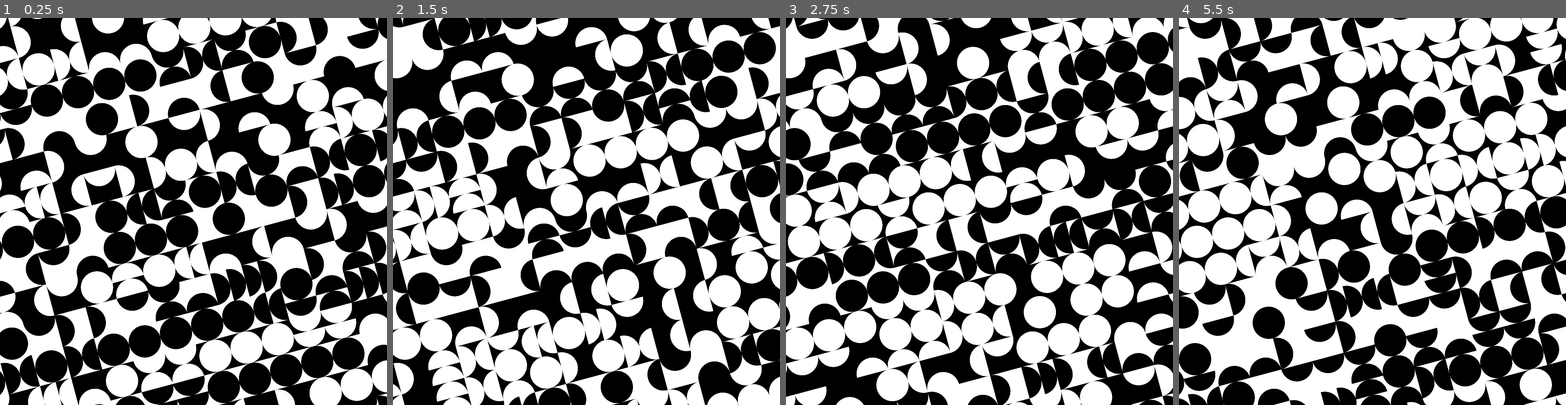
Above: before the commit, frames 1-4 (left to right).
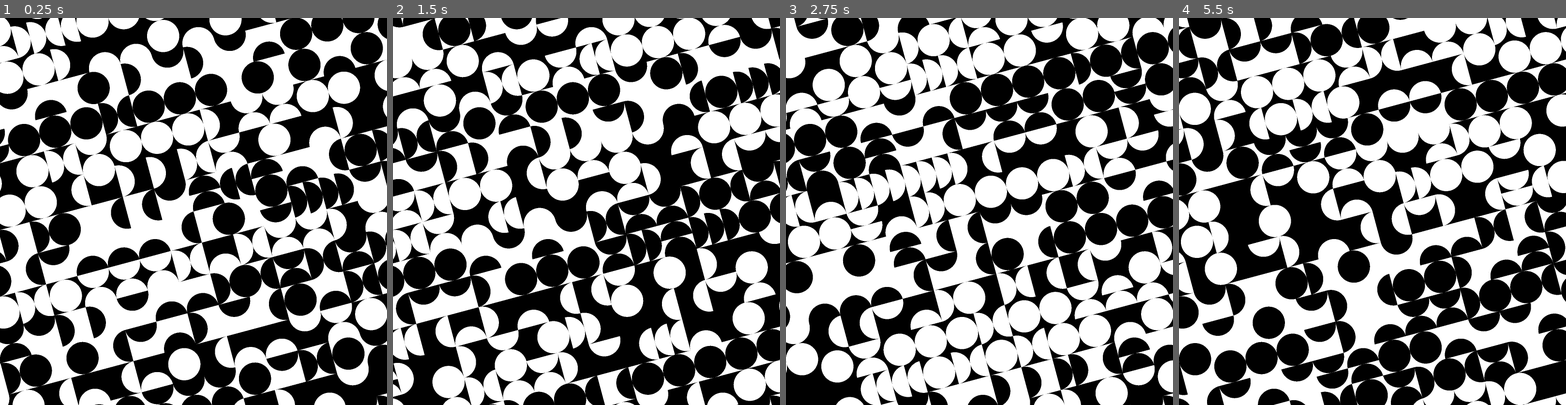
Above: after the commit, the same moments.

Repository: rio-raimundo/Sykora-painting-recreation
Game: Godot game, scene res://scenes/main.tscn
Same seed, same stepped clock (60 frames per second), same inputs: the game is played once before the commit and once after it.
Inputs (mouse positions are in pixels of both pictures, inside the frame that each line leads up to):
- Up to frame 1 (0.25 s): no input
- Up to frame 2 (1.5 s): tap Enter at 0.5 s; move the mouse to (423, 37) at 0.52 s; tap P at 0.6 s; click (423, 37) at 0.67 s; tap R at 0.8, 1.35 s; tap Space at 1.25 s; move the mouse to (454, 29) at 1.27 s; hold S from 1.28 s (still down); click (454, 29) at 1.42 s
- Up to frame 3 (2.75 s): tap H at 1.55, 2.1 s; tap Enter at 2 s; move the mouse to (878, 21) at 2.02 s; release S at 2.03 s; click (878, 21) at 2.17 s; tap P at 2.3 s
- Up to frame 4 (5.5 s): tap Space at 2.75, 4.25 s; move the mouse to (1186, 76) at 2.77 s; tap P at 2.85, 4.55 s; click (1186, 76) at 2.92 s; tap R at 3.05, 3.6, 5.3 s; tap Enter at 3.5 s; move the mouse to (1217, 68) at 3.52 s; hold S from 3.53 s (still down); click (1217, 68) at 3.67 s; tap H at 3.8, 4.35 s; move the mouse to (1248, 60) at 4.27 s; click (1248, 60) at 4.42 s; move the mouse to (1279, 52) at 5.02 s; tap C at 5.1 s; click (1279, 52) at 5.17 s

The runs differ from the first frame. In frame 1, 33% of the frame differs, in the area x 0-100%, y 0-100%; in frame 2, 28%; in frame 3, 30%; in frame 4, 29%.

Commit message:
Separated shape generation into its own script

Diff:
--- a/project.godot
+++ b/project.godot
@@ -14,6 +14,11 @@
 run/main_scene="uid://d0pcaxf2op543"
 config/features=PackedStringArray("4.4", "Forward Plus")
 config/icon="res://icon.svg"
+
+[autoload]
+
+PatternsList="*res://scripts/patterns_list.gd"
+Helpers="*res://scripts/general_helpers.gd"
 
 [debug]
 
--- /dev/null
+++ b/scripts/general_helpers.gd
@@ -0,0 +1,24 @@
+extends Node2D
+
+# --- HELPER FUNCTIONS ---
+static func sum(array):
+	var x = 0.0
+	for element in array: x += element
+	return x
+
+func weighted_random(probabilities: Array):
+	# Treat the sum of the probabilities as an upper bound and check where we got
+	var rnd_guess = randf() * sum(probabilities)
+
+	for i in range(len(probabilities)):
+		if rnd_guess < probabilities[i]: return i
+		rnd_guess -= probabilities[i]
+
+func rotate_by(point: Vector2, angle: float, centre: Vector2 = Vector2(0,0)):
+	return centre + (point-centre).rotated(angle)
+
+# Converts a boolean integer to either black or white
+func to_color(x: bool):
+	if x == true: return Color(1,1,1)
+	if x == false: return Color(0,0,0)
+	return null
--- a/scripts/grid.gd
+++ b/scripts/grid.gd
@@ -1,33 +1,32 @@
 extends Node2D
 
-# --- INITIALISE VARIABLES
+# --- INITIALISE VARIABLES ---
 # Manually declared variables
 const N_CELLS: int = 12
 const WORLD_ROTATION: float = -PI/12
 const N_SEMICIRCLE_SEGMENTS: int = 64
+const P_IS_WHITE = 0.5  # probability that a given row's background color is white
 
 const GridSquareScene = preload("res://scenes/grid_square.tscn")
-
-# Event probabilities
-# Patterns: Single semicircle against edge, double stacked semcircles, circle, two semicircles facing inwards
-const P_PATTERNS_STARTING = [0.5, 0.1, 0.2, 0.2]  # initial probability of generating each pattern (first passthrough)
-const P_IS_WHITE = 0.5  # probability that a given row's background color is white
+var h = Helpers
+
+# Load in class for specified pattern
+# Current available patterns can be found by querying PatternsList.PatternNames
+# AT TIME OF WRITING: .SEMICIRLCES and .TRIANGLES
+var pattern_name = PatternsList.PatternNames.SEMICIRCLES
+var Pattern = PatternsList.return_pattern(pattern_name)
 
 # Calculated variables
 const EXTRA_DRAWN = max(1, N_CELLS/6) * 2		# How many 'offscreen' cells to draw because of the tilt angle. Defaults to 1/3, minimum of 2. Must be even.
 const N_DRAWN_CELLS: int = N_CELLS + EXTRA_DRAWN  # Total n drawn cells including offscreen cells
-
-# World states
-var show_circles: bool = true
+var show_shapes: bool = true
 
 # Initialise variables
 var win_dim: Vector2		# dimensions of the window
 var grid_length: float		# length (height and width) of the square grid
-var cell_length: float		# length (height and width) of a single cell
+var cell_size: float		# length (height and width) of a single cell
 var centre_point: Vector2	# centre-point of the entire grid
-
 var grid_squares = []  # array over all squares
-
 
 # --- MAIN FUNCTIONS ---
 func _ready():
@@ -41,27 +40,27 @@
 		for col in range(N_DRAWN_CELLS):
 			# Centre position never changes so we can initialise it
 			var position = _to_world([Vector2(
-				(col-EXTRA_DRAWN/2)*cell_length + cell_length/2,
-				(row-EXTRA_DRAWN/2)*cell_length + cell_length/2
+				(col-EXTRA_DRAWN/2)*cell_size + cell_size/2,
+				(row-EXTRA_DRAWN/2)*cell_size + cell_size/2
 			)])
 
 			# Generate points RELATIVE to a centre of (0, 0) to pass in
 			var points = gen_square_points(
-				Vector2(cell_length, cell_length),
+				Vector2(cell_size, cell_size),
 				Vector2(0, 0),  # centre
 				WORLD_ROTATION,  # rotate by world rotation
 			)
 
 			# Initialise our grid square scene as a child and call the setup function
 			var instance = GridSquareScene.instantiate()
-			instance.setup(Vector2i(row, col), position[0], points)
+			instance.setup(Vector2i(row, col), position[0], cell_size, points)
 			instance.square_clicked.connect(_on_grid_square_clicked)
 			add_child(instance)
 			grid_squares[row].append(instance)
 
 	# Generate the grid squares and semicircles and queue the first redraw of the scene
 	_generate_grid_squares()
-	_generate_semicircles()
+	_generate_shapes()
 	queue_redraw()
 
 func _on_grid_square_clicked(
@@ -101,28 +100,30 @@
 	if gen_initial_patterns:
 		for row in range(N_DRAWN_CELLS):
 			for col in range(N_DRAWN_CELLS):
-				var grid_orientation = int(randf()*4) * PI/2
-				var initial_pattern_idx = weighted_random(P_PATTERNS_STARTING)
+				var grid_orientation = (int(randf()*4) * PI/2)
+				var initial_pattern_idx = h.weighted_random(Pattern.STARTING_PROBABILITIES)
 				grid_squares[row][col].initial_pattern_idx = initial_pattern_idx
 				grid_squares[row][col].orientation = grid_orientation
 
-func _generate_semicircles():
+func _generate_shapes():
 	# Draw all grid squares and patterns to the screen
 	for row in range(N_DRAWN_CELLS):
-		# Keep a running count of pattern_idxs in that row
-		var counts = [0, 0, 0, 0]
+		# Initialise counts array to keep track of pattern idxs in adjacent squares
+		var counts = []
+		counts.resize(Pattern.N_PATTERNS)
+		counts.fill(0)
 
 		for col in range(N_DRAWN_CELLS):
 			var g = grid_squares[row][col]
 
 			# --- GENERATE NEW PATTERN IDK ---
-			# The new pattern idx is determined by the three adjacent patterns in the row (x-1, x, x+1)
+			# The new pattern_name idx is determined by the three adjacent patterns in the row (x-1, x, x+1)
 			# Increment the counts by the next pattern_idx if not at end of row, and decrement by outdated one if not at start
 			if (col < N_DRAWN_CELLS - 1): counts[grid_squares[row][col+1].initial_pattern_idx] += 1
 			if (col > 1): counts[grid_squares[row][col-2].initial_pattern_idx] -= 1
 
-			# Update the current pattern idx of the grid square
-			g.current_pattern_idx = weighted_random(counts)
+			# Update the current pattern_name idx of the grid square
+			g.current_pattern_idx = h.weighted_random(counts)
 
 func _update_viewport():
 	# Update the viewport if it has changed on every redraw
@@ -130,7 +131,7 @@
 	if win_dim != tmp_dim:
 		win_dim = tmp_dim
 		grid_length = min(win_dim.x, win_dim.y)
-		cell_length = grid_length / N_CELLS
+		cell_size = grid_length / N_CELLS
 
 		# Update the buffer and centre
 		centre_point = Vector2(grid_length/2, grid_length/2)
@@ -146,17 +147,11 @@
 			# Define grid square attributes and draw it
 			draw_colored_polygon(
 				g.points,  # already in world coordinates
-				_to_color(g.is_white)
+				h.to_color(g.is_white)
 			)
 
-			# Draw semicircles using current pattern
-			if show_circles:
-				_draw_semicircle_pattern(
-					g.position,
-					g.current_pattern_idx,
-					g.orientation + WORLD_ROTATION,
-					_to_color(!g.is_white)
-				)
+			# Draw current pattern with a given idx
+			if show_shapes: Pattern.draw_pattern(self, g, WORLD_ROTATION)
 
 # Handle inputs
 # TODO SHIFT THROUGH PATTERNS ON LEFT CLICK, ROTATE ON RIGHT CLICK, LOCK ON MIDDLE?
@@ -166,12 +161,12 @@
 	if (event is InputEventKey) and (event.keycode in LEGAL_KEYS):
 		# If S, reset the circle generation KEEPING THE SAME INITIAL PATTERN IDXS
 		if event.keycode == KEY_S and event.is_pressed() and not event.is_echo():
-			_generate_semicircles()
+			_generate_shapes()
 
 		# If P, reset the circle generation WITH NEW PATTERN IDXs
 		if event.keycode == KEY_P and event.is_pressed() and not event.is_echo():
 			_generate_grid_squares(false, true)
-			_generate_semicircles()
+			_generate_shapes()
 
 		# If C, reset just the background colors
 		if event.keycode == KEY_C and event.is_pressed() and not event.is_echo():
@@ -180,105 +175,26 @@
 		# If R, reset everything
 		if event.keycode == KEY_R and event.is_pressed() and not event.is_echo():
 			_generate_grid_squares(true, true)
-			_generate_semicircles()
+			_generate_shapes()
 
 		# If H, toggle hide/show circles
 		if event.keycode == KEY_H and event.is_pressed() and not event.is_echo():
-			show_circles = !show_circles
+			show_shapes = !show_shapes
 
 		# Redraw no matter what
 		queue_redraw()
 
 
-# --- HELPER FUNCTIONS ---
-# General helpers
-static func sum(array):
-	var x = 0.0
-	for element in array: x += element
-	return x
-
-func weighted_random(probabilities: Array):
-	# Treat the sum of the probabilities as an upper bound and check where we got
-	var rnd_guess = randf() * sum(probabilities)
-
-	for i in range(len(probabilities)):
-		if rnd_guess < probabilities[i]: return i
-		rnd_guess -= probabilities[i]
-
-func rotate_by(point: Vector2, angle: float, centre: Vector2 = Vector2(0,0)):
-	return centre + (point-centre).rotated(angle)
-
-
 # Private helpers
-func _to_color(x: bool):
-	if x == true: return Color(1,1,1)
-	if x == false: return Color(0,0,0)
-	return null
 
 func _to_world(points: PackedVector2Array):
 	for i in range(len(points)):
-		points[i] = rotate_by(points[i], WORLD_ROTATION, centre_point)
+		points[i] = h.rotate_by(points[i], WORLD_ROTATION, centre_point)
 	return points
 
-""" Works by drawing one of the two semicircle patterns. """
-func _draw_semicircle_pattern(
-	centre: Vector2, 	# centre of the square
-	pattern_idx: int,   # which of the four legal patterns to draw
-	square_orientation: float, # the orientation of the pattern (should be in [0, PI/2, PI, -PI/2])
-	color: Color
-):
-	# Assign the rotations
-	var sc_centres
-	var sc_rotations
-	if pattern_idx == 0:
-		sc_centres = [centre + Vector2(0, 0.25*cell_length)]
-		sc_rotations = [PI]  # needs to be PI to be against edge, not entirely sure why
-	elif pattern_idx == 1:
-		sc_centres = [centre - Vector2(0, 0.25*cell_length), centre + Vector2(0, 0.25*cell_length)]
-		sc_rotations = [PI, PI]
-	elif pattern_idx == 2:
-		sc_centres = [centre - Vector2(0, 0.25*cell_length), centre + Vector2(0, 0.25*cell_length)]
-		sc_rotations = [0, PI]
-	elif pattern_idx == 3:
-		sc_centres = [centre - Vector2(0, 0.25*cell_length), centre + Vector2(0, 0.25*cell_length)]
-		sc_rotations = [PI, 0]
-
-	for sc_idx in range(len(sc_centres)):
-		var sc_points = gen_semicircle_points(sc_centres[sc_idx], cell_length/2, sc_rotations[sc_idx])
-
-		# Rotate around the centre of the SQUARE by the base rotation
-		for idx in range(len(sc_points)): sc_points[idx] = rotate_by(sc_points[idx], square_orientation, centre)
-
-		draw_polygon(sc_points, [color])
-
 
 # Shape drawing functions
-"""
-draws a semicircle with specified center, radius, color, and orientation
-
-@param centre: Vector2, center position of the semicircle (treating it as a rectangle)
-@param radius: float, radius of the enclosing circle
-@param color: Color, fill color
-@param orientation: float (radians, default 0), rotation of the semicircle around its center
-"""
-func gen_semicircle_points(
-	centre: Vector2,
-	radius: float,
-	orientation: float = 0
-):
-	const s = N_SEMICIRCLE_SEGMENTS
-	var circle_centre = centre - Vector2(0, 0.25*cell_length)
-	var points = []
-
-	# Divide pi degrees into s segments, draw over half a circle
-	for i in range(s + 1):
-		var angle = PI * i / s  # 0 to π
-		var base_point = circle_centre + Vector2(cos(angle), sin(angle)) * radius
-
-		# Rotate the point by the given orientation
-		points.append(rotate_by(base_point, orientation, centre))
-
-	return points
+
 
 func gen_square_points(
 	dimensions: Vector2,
@@ -293,5 +209,5 @@
 	]
 
 	# Rotate the points and return
-	for idx in range(4): points[idx] = rotate_by(points[idx], angle, centre)
+	for idx in range(4): points[idx] = h.rotate_by(points[idx], angle, centre)
 	return points
--- a/scripts/grid_square.gd
+++ b/scripts/grid_square.gd
@@ -1,3 +1,4 @@
+class_name GridSquare
 extends Area2D
 
 # Not sure exactly how this works yet
@@ -10,6 +11,7 @@
 # Position is a default property of Area2D so no need to redefine it
 var id: Vector2i
 var points: PackedVector2Array
+var size: float
 var is_white: bool
 var initial_pattern_idx: int
 
@@ -19,6 +21,7 @@
 func setup(
 	id: Vector2i,
 	position: Vector2,
+	size: float,
 	points: PackedVector2Array,
 	is_white: bool = false,
 	initial_pattern_idx: int = 0,
@@ -26,6 +29,7 @@
 ):
 	self.id = id
 	self.position = position
+	self.size = size
 	self.is_white = is_white
 	self.initial_pattern_idx = initial_pattern_idx
 	self.orientation = orientation  # TODO just integrate the world orientation into this maybe?
--- /dev/null
+++ b/scripts/patterns_list.gd
@@ -0,0 +1,85 @@
+# STORES ALL OF THE OPTIONS FOR SHAPE PATTERNS
+extends Node2D
+
+class PatternNames:
+	const SEMICIRCLES = 0
+	const TRIANGLES = 1
+
+class Pattern:
+	var N_PATTERNS: int
+	var STARTING_PROBABILITIES: Array
+	var draw_pattern_callable: Callable
+
+	func _init(N_PATTERNS: int, STARTING_PROBABILITES: Array, draw_pattern: Callable):
+		self.N_PATTERNS = N_PATTERNS
+		self.STARTING_PROBABILITIES = STARTING_PROBABILITES
+		self.draw_pattern_callable = draw_pattern
+
+	# Draw pattern argument should always just take in the drawing node (to draw to the right node) and grid square instance
+	func draw_pattern(node, g: GridSquare, world_rotation): self.draw_pattern_callable.call(node, g, world_rotation)
+
+func return_pattern(pattern_name: int):
+	# All patterns must return a Pattern object
+	if pattern_name == PatternNames.SEMICIRCLES: return _handle_semicircles()
+
+
+# --- SEMICIRCLE GENERATION ---
+func _handle_semicircles():
+	# We initialise variables related to the drawing of semicircle patterns here
+	const N_PATTERNS = 4
+	const STARTING_PROBABILITIES = [0.5, 0.1, 0.2, 0.2]
+	const N_SEGMENTS = 32
+
+	# The only argument to our draw function can be the grid square instance g
+	# Because we also have a defined number of segments, we will wrap the draw_semicircle_pattern function so the only argument is g
+	var _draw_pattern = func(node, g: GridSquare, world_rotation): _draw_semicircle_pattern(node, g, world_rotation, N_SEGMENTS)
+	return Pattern.new(N_PATTERNS, STARTING_PROBABILITIES, _draw_pattern)
+
+
+""" Works by drawing one of the two semicircle patterns. """
+func _draw_semicircle_pattern(node, g: GridSquare, world_rotation, n_segments_to_draw: int):
+
+	# Assign the rotations
+	var sc_centres
+	var sc_rotations
+
+	match g.current_pattern_idx:
+		0:
+			sc_centres = [g.position + Vector2(0, 0.25*g.size)]
+			sc_rotations = [PI]  # needs to be PI to be against edge, not entirely sure why
+		1:
+			sc_centres = [g.position - Vector2(0, 0.25*g.size), g.position + Vector2(0, 0.25*g.size)]
+			sc_rotations = [PI, PI]
+		2:
+			sc_centres = [g.position - Vector2(0, 0.25*g.size), g.position + Vector2(0, 0.25*g.size)]
+			sc_rotations = [0, PI]
+		3:
+			sc_centres = [g.position - Vector2(0, 0.25*g.size), g.position + Vector2(0, 0.25*g.size)]
+			sc_rotations = [PI, 0]
+
+	for sc_idx in range(len(sc_centres)):
+		var points = gen_semicircle_points(sc_centres[sc_idx], g.size/2, sc_rotations[sc_idx], n_segments_to_draw)
+
+		# Rotate around the centre of the SQUARE by the base rotation
+		for idx in range(len(points)): points[idx] = Helpers.rotate_by(points[idx], g.orientation + world_rotation, g.position)
+		node.draw_colored_polygon(points, Helpers.to_color(!g.is_white))
+
+
+func gen_semicircle_points(
+	centre: Vector2,
+	radius: float,
+	orientation: float,
+	n_segments: int
+):
+	var circle_centre = centre - Vector2(0, 0.25*radius*2)
+	var points = []
+
+	# Divide pi degrees into s segments, draw over half a circle
+	for i in range(n_segments + 1):
+		var angle = PI * i / n_segments  # 0 to π
+		var base_point = circle_centre + Vector2(cos(angle), sin(angle)) * radius
+
+		# Rotate the point by the given orientation
+		points.append(Helpers.rotate_by(base_point, orientation, centre))
+
+	return points
Not shown, added: scripts/general_helpers.gd.uid
Not shown, added: scripts/patterns_list.gd.uid
